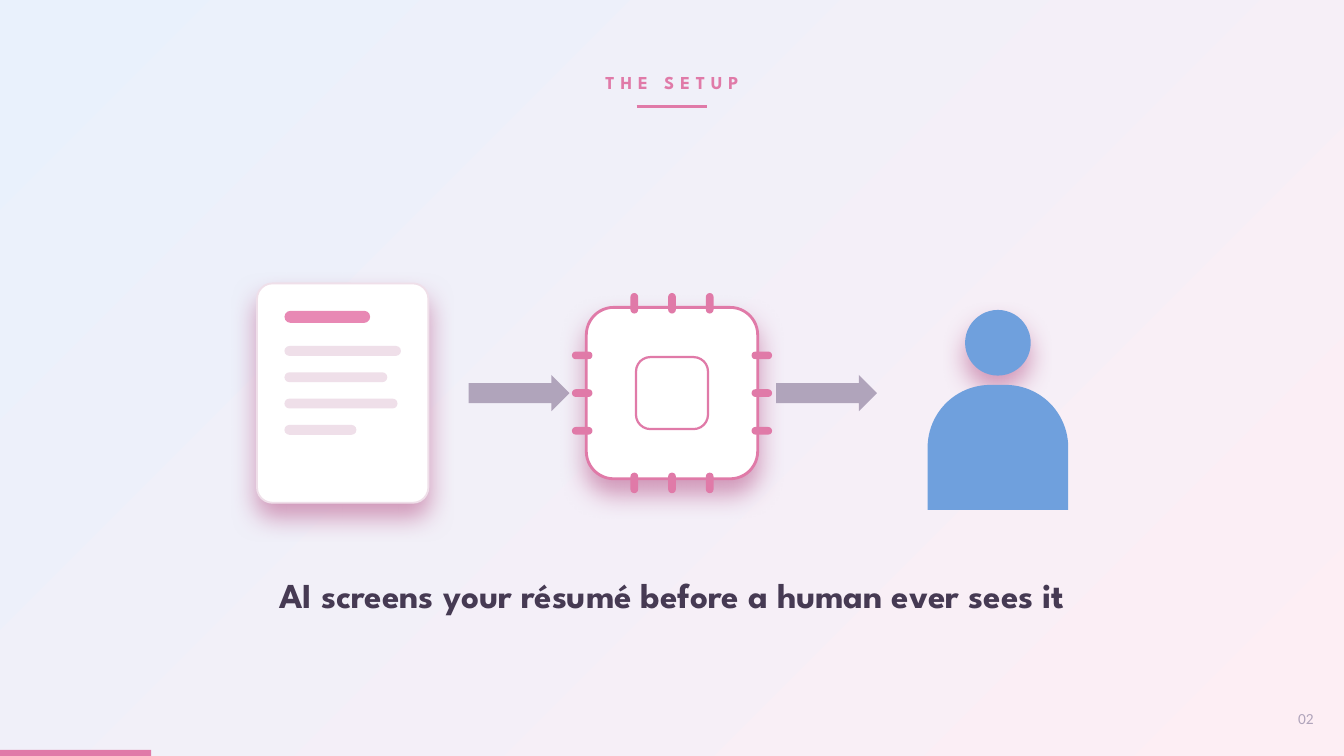
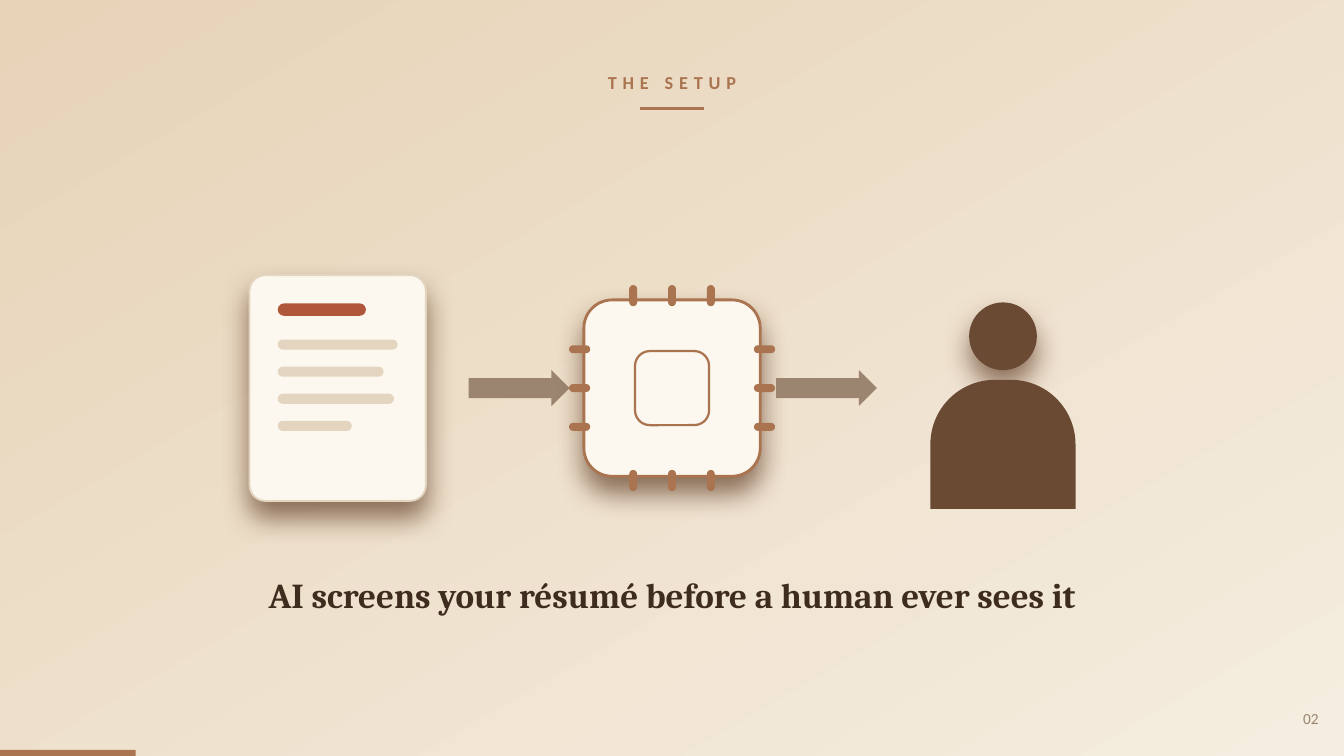
Before and after one commit to pwagle16/visual_communication, a slide deck: slide 2 of presentation/gender_bias_llm_hiring.pptx. Drawn at 1344x756 pixels with LibreOffice and Linux fonts; fonts in the diff are those of the drawing. Boxes give left, top, right and bottom in pixels: in the first picture for what was removed or moved away, otherwise in the second. Text is boxed around its words. In the diff, an @@ line names an element or a change of style, - is before the commit and + after.

```diff
--- a/presentation/gender_bias_llm_hiring.pptx
+++ b/presentation/gender_bias_llm_hiring.pptx
@@ rectangle at <box>0,0,1344,756</box>: fill gradient #FDEEF4 to #E9F1FC to gradient #F5EDDF to #E7D3B8 @@
@@ text "THE SETUP" at <box>608,77,736,89</box>: font League Spartan to Calibri, text colour #E07AA8 to #A9744F @@
@@ elbow line moved from (637, 107) - (708, 107) to (640, 109) - (705, 109) @@
@@ elbow line (640, 109) - (705, 109): stroke #E07AA8 2.2 pt to #A9744F 2.2 pt @@
@@ rounded rectangle: place and size @@
-rounded rectangle at <box>257,283,429,503</box>
+rounded rectangle at <box>250,275,426,501</box>
@@ rounded rectangle at <box>250,275,426,501</box>: fill #FFFFFF to #FCF7EF; outline #EFDFE9 1.3 pt to #E4D5C0 1.3 pt; shadow changed @@
@@ 3 rounded rectangles: place and size @@
-3 rounded rectangles at <box>630,293,714,314</box>
+3 rounded rectangles at <box>629,285,715,307</box>
@@ rounded rectangle: place and size @@
-rounded rectangle at <box>284,311,370,323</box>
+rounded rectangle at <box>277,303,366,316</box>
@@ rounded rectangle at <box>277,303,366,316</box>: fill #E888B4 to #B0563A @@
@@ rounded rectangle: place and size @@
-rounded rectangle at <box>587,308,758,479</box>
+rounded rectangle at <box>584,300,760,477</box>
@@ rounded rectangle at <box>584,300,760,477</box>: fill #FFFFFF to #FCF7EF; outline #E07AA8 2 pt to #A9744F 2 pt; shadow changed @@
@@ ellipse: place and size @@
-ellipse at <box>965,311,1030,376</box>
+ellipse at <box>969,302,1036,370</box>
@@ ellipse at <box>969,302,1036,370</box>: fill #6FA0DD to #6B4A34; shadow changed @@
@@ fill #EFDFE9 to #E4D5C0 in 4 elements at <box>277,394,394,404</box>, <box>277,420,351,431</box>, <box>277,367,383,377</box>, <box>277,340,397,350</box> @@
@@ 6 rounded rectangles: place and size @@
-6 rounded rectangles at <box>284,346,592,436</box>
+6 rounded rectangles at <box>277,340,590,432</box>
@@ rounded rectangle at <box>635,351,709,424</box>: outline #E07AA8 1.6 pt to #A9744F 1.6 pt @@
@@ 4 rounded rectangles, 2 right arrows: place and size @@
-4 rounded rectangles, 2 right arrows at <box>469,352,877,436</box>
+4 rounded rectangles, 2 right arrows at <box>469,346,877,432</box>
@@ right arrow at <box>469,370,570,406</box>: fill #B0A4BB to #9B8571 @@
@@ right arrow at <box>776,370,877,406</box>: fill #B0A4BB to #9B8571 @@
@@ round same rect: place and size @@
-round same rect at <box>928,385,1069,510</box>
+round same rect at <box>931,380,1076,509</box>
@@ round same rect at <box>931,380,1076,509</box>: fill #6FA0DD to #6B4A34 @@
@@ rounded rectangle: place and size @@
-rounded rectangle at <box>284,398,397,408</box>
+rounded rectangle at <box>277,394,394,404</box>
@@ text "AI screens your résumé before ...": place and size @@
-text "AI screens your résumé before ..." at <box>279,583,1065,616</box>
+text "AI screens your résumé before ..." at <box>269,583,1076,616</box>
@@ text "AI screens your résumé before ..." at <box>269,583,1076,616</box>: font League Spartan to Cambria, text colour #463A53 to #3E2C1E @@
@@ text "02" at <box>1303,714,1319,724</box>: text colour #B0A4BB to #9B8571 @@
@@ fill #E07AA8 to #A9744F in 13 elements at <box>668,470,677,491</box>, <box>629,470,637,491</box>, <box>707,470,715,491</box>, <box>569,423,590,432</box>, <box>754,423,775,432</box>, <box>569,384,590,392</box>, <box>754,384,775,392</box>, <box>569,346,590,354</box>, <box>754,346,775,354</box>, <box>668,285,677,307</box>, <box>629,285,637,307</box>, <box>707,285,715,307</box>, <box>0,750,136,756</box> @@
@@ rectangle: place and size @@
-rectangle at <box>0,750,151,756</box>
+rectangle at <box>0,750,136,756</box>
```
Also in this commit, not shown: 7 other slides changed, 3 slides added, 4 slides removed, 1 other file.
